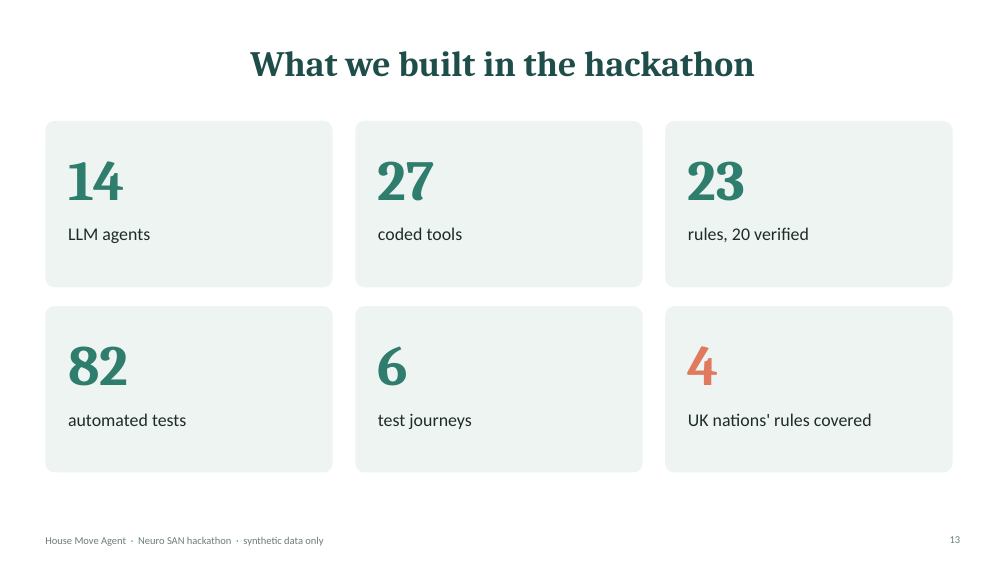
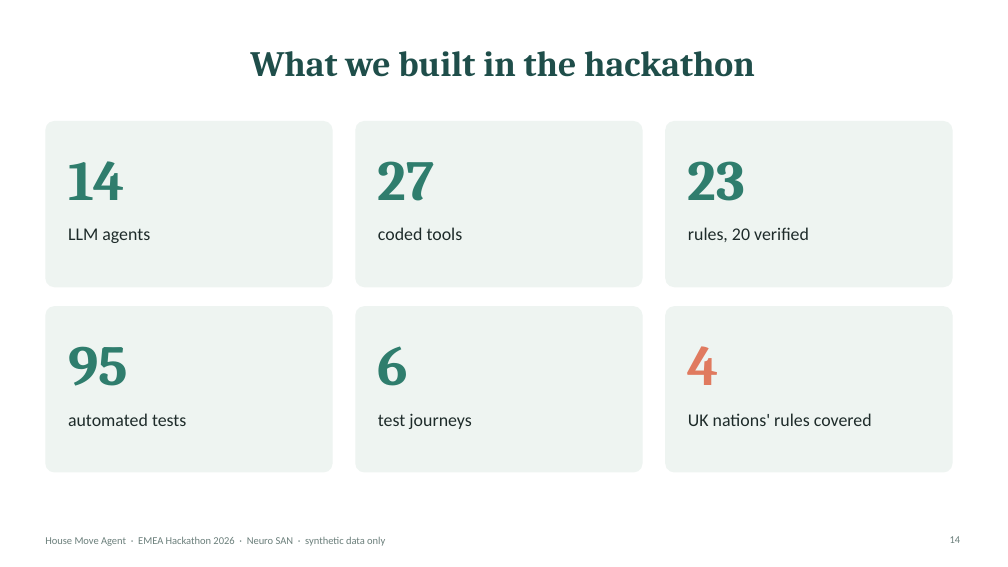
Before and after one commit to varadarajp/neuro-san-house-move, a slide deck: slide 14 of House_Move_Agent.pptx (slide 13 before the commit). Drawn at 1008x567 pixels with LibreOffice and Linux fonts; fonts in the diff are those of the drawing. Boxes give left, top, right and bottom in pixels: in the first picture for what was removed or moved away, otherwise in the second. Text is boxed around its words. In the diff, an @@ line names an element or a change of style, - is before the commit and + after.

```diff
--- a/House_Move_Agent.pptx
+++ b/House_Move_Agent.pptx
@@ text at [68, 346, 128, 386]: text changed @@
-82
+95
@@ text at [45, 537, 385, 546]: text changed @@
-House Move Agent · Neuro SAN hackathon · synthetic data only
+House Move Agent · EMEA Hackathon 2026 · Neuro SAN · synthetic data only
```
Also in this commit, not shown: 15 other slides changed, 1 slide added, 9 other files.
